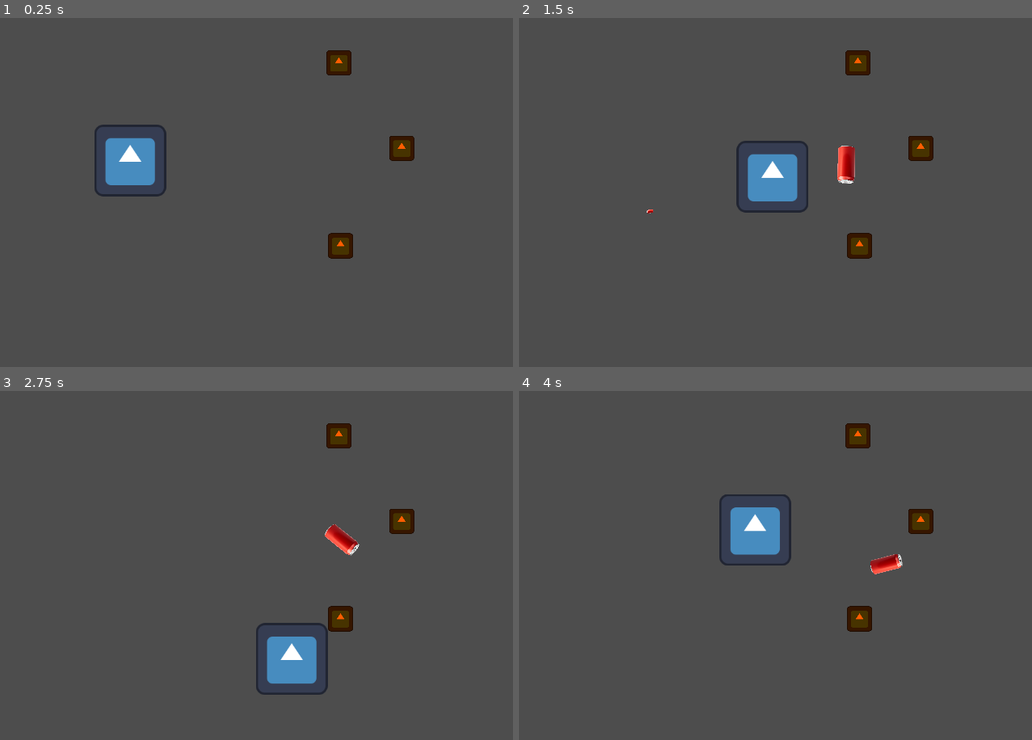
Above: before the commit, frames 1-4 (two rows, left to right).
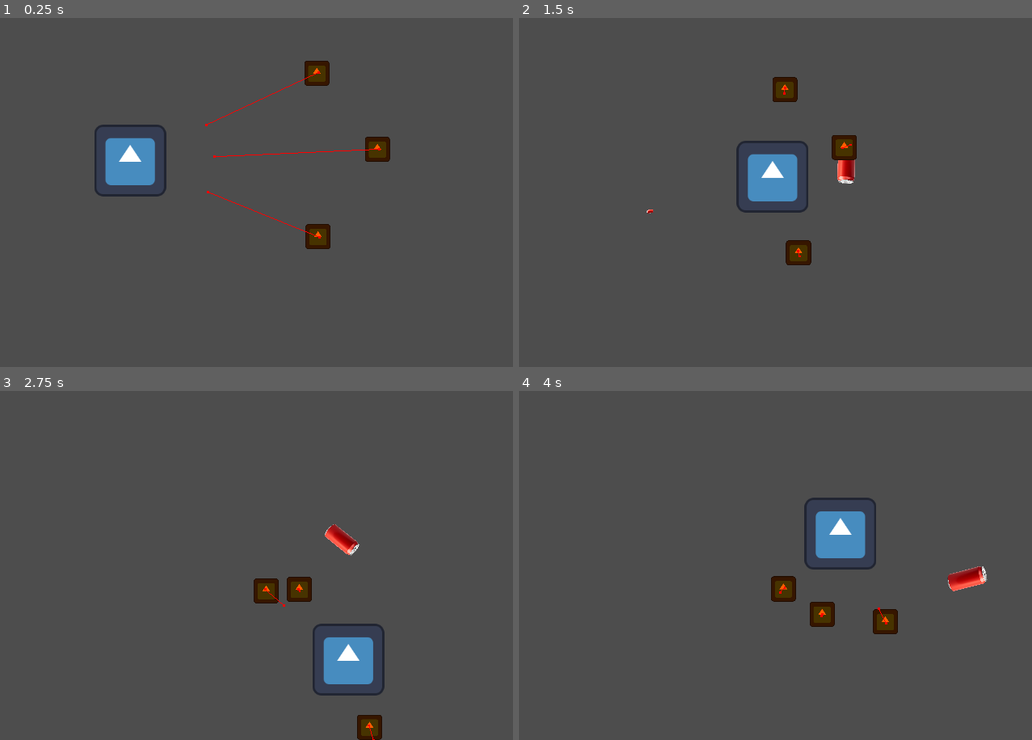
Above: after the commit, the same moments.

Repository: BobWizardLad/mech-command
Game: Godot game, scene res://game_scene.tscn
Two runs of this game, one before a commit and one after it. Both use one fixed random seed, a clock stepped at 60 frames per second and the inputs below. The engine's default icon, where the game draws it, is replaced by a stand-in: a white triangle on a blue panel in a dark square.
Inputs (mouse positions are in pixels of both pictures, inside the frame that each line leads up to):
- Up to frame 1 (0.25 s): no input
- Up to frame 2 (1.5 s): move the mouse to (985, 168) at 0.52 s; hold D (player_right) 0.53-1.28 s; tap Middle mouse button (flare) at 0.6 s; move the mouse to (713, 202) at 1.27 s; hold S (player_down) from 1.28 s (still down); click (713, 202) at 1.35 s
- Up to frame 3 (2.75 s): move the mouse to (389, 478) at 2.02 s; release S (player_down) at 2.03 s; hold D (player_right) from 2.03 s (still down); tap Middle mouse button (flare) at 2.1 s
- Up to frame 4 (4 s): move the mouse to (811, 631) at 2.77 s; release D (player_right) at 2.78 s; hold W (player_up) 2.78-3.53 s; click (811, 631) at 2.85 s; move the mouse to (outside the picture) at 3.52 s; hold A (player_left) from 3.53 s (still down); tap Middle mouse button (flare) at 3.6 s

The runs differ from the first frame. In frame 1, 2.1% of the frame differs, in the area x 40-81%, y 9-69%; in frame 2, 2.1%; in frame 3, 5.2%; in frame 4, 6.1%, in the area x 39-92%, y 9-70%.

Commit message:
:sparkles: Bot Navigation
Bots will now use navigation regions and agents to traverse the map to targets. The current target is the player at all times, this will change to a dynamic system later on. Bots will try to avoid each other and will come within 150 pixels of the player to hover around them.

Diff:
--- a/Mech-command/Bot.gd
+++ b/Mech-command/Bot.gd
@@ -1,11 +1,43 @@
 extends CharacterBody2D
-class_name Bot
 
-@export var SPEED: float = 200.0
+var movement_speed: float = 200.0
+var movement_target_position: Vector2
 
-@onready var HEALTH: Health = $Health
+@onready var navigation_agent: NavigationAgent2D = $NavigationAgent2D
 
-var nav_target: Vector2
+func _ready():
+	# These values need to be adjusted for the actor's speed
+	# and the navigation layout.
+	navigation_agent.path_desired_distance = 4.0
+	navigation_agent.target_desired_distance = 4.0
+
+	# Make sure to not await during _ready.
+	call_deferred("actor_setup")
+
+func actor_setup():
+	# Wait for the first physics frame so the NavigationServer can sync.
+	await get_tree().physics_frame
+
+	# Now that the navigation map is no longer empty, set the movement target.
+	set_movement_target(get_parent().get_parent().find_child("Player").position)
+
+func set_movement_target(movement_target: Vector2):
+	navigation_agent.target_position = movement_target - position.direction_to(movement_target) * 150
 
 func _physics_process(delta):
-	pass #move_and_slide()
+	set_movement_target(get_parent().get_parent().find_child("Player").position)
+
+	var current_agent_position: Vector2 = global_position
+	var next_path_position: Vector2 = navigation_agent.get_next_path_position()
+
+	var new_velocity = current_agent_position.direction_to(next_path_position) * movement_speed
+
+	if navigation_agent.avoidance_enabled:
+		navigation_agent.set_velocity(new_velocity)
+	else:
+		_on_navigation_agent_2d_velocity_computed(new_velocity)
+
+	move_and_slide()
+
+func _on_navigation_agent_2d_velocity_computed(safe_velocity):
+	velocity = safe_velocity
--- a/Mech-command/bot.tscn
+++ b/Mech-command/bot.tscn
@@ -5,7 +5,7 @@
 [ext_resource type="PackedScene" uid="uid://chv4pscsdl4ov" path="res://health.tscn" id="3_orwth"]
 
 [sub_resource type="RectangleShape2D" id="RectangleShape2D_syem7"]
-size = Vector2(46, 46)
+size = Vector2(32, 30)
 
 [node name="Bot" type="CharacterBody2D"]
 collision_layer = 3
@@ -23,3 +23,13 @@
 position = Vector2(0, -36)
 scale = Vector2(0.5, 0.5)
 HEALTH_MAX = 1200.0
+
+[node name="NavigationAgent2D" type="NavigationAgent2D" parent="."]
+path_max_distance = 200.0
+avoidance_enabled = true
+radius = 30.0
+time_horizon_agents = 0.5
+max_speed = 200.0
+debug_enabled = true
+
+[connection signal="velocity_computed" from="NavigationAgent2D" to="." method="_on_navigation_agent_2d_velocity_computed"]
--- a/Mech-command/game_scene.tscn
+++ b/Mech-command/game_scene.tscn
@@ -1,11 +1,21 @@
-[gd_scene load_steps=4 format=3 uid="uid://3w4l7ams6uph"]
+[gd_scene load_steps=5 format=3 uid="uid://3w4l7ams6uph"]
 
 [ext_resource type="Script" path="res://game_scene.gd" id="1_jrbx7"]
 [ext_resource type="PackedScene" uid="uid://bbktub8meuklu" path="res://player.tscn" id="2_qofm7"]
 [ext_resource type="PackedScene" uid="uid://c2meogwhywnf0" path="res://bot.tscn" id="3_lv8kf"]
 
+[sub_resource type="NavigationPolygon" id="NavigationPolygon_ta2aq"]
+vertices = PackedVector2Array(1554, -35, 1576, 483, 1187, 667, 511, 783, 152, 457, -80, 148, 804, -302)
+polygons = Array[PackedInt32Array]([PackedInt32Array(0, 1, 2, 3, 4, 5, 6)])
+outlines = Array[PackedVector2Array]([PackedVector2Array(-96, 145, 803, -313, 1564, -42, 1587, 490, 1189, 677, 509, 794, 145, 464)])
+source_geometry_group_name = &"navigation_polygon_source_group"
+
 [node name="GameScene" type="Node2D"]
 script = ExtResource("1_jrbx7")
+
+[node name="NavigationRegion2D" type="NavigationRegion2D" parent="."]
+position = Vector2(-195, 99)
+navigation_polygon = SubResource("NavigationPolygon_ta2aq")
 
 [node name="Player" parent="." instance=ExtResource("2_qofm7")]
 position = Vector2(232, 280)
